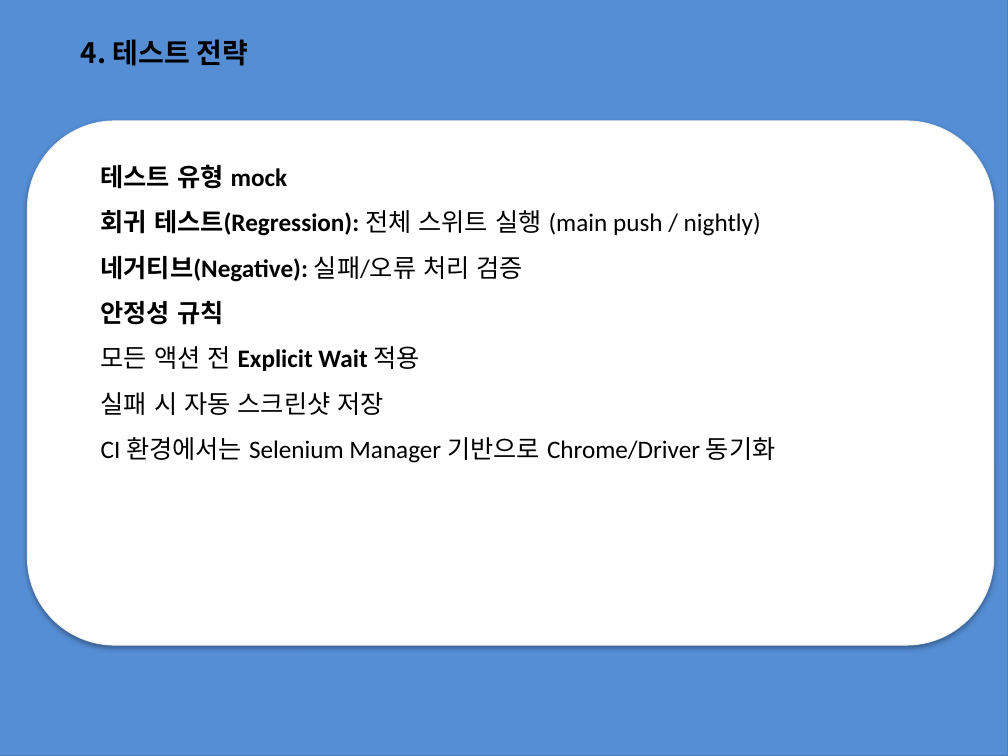
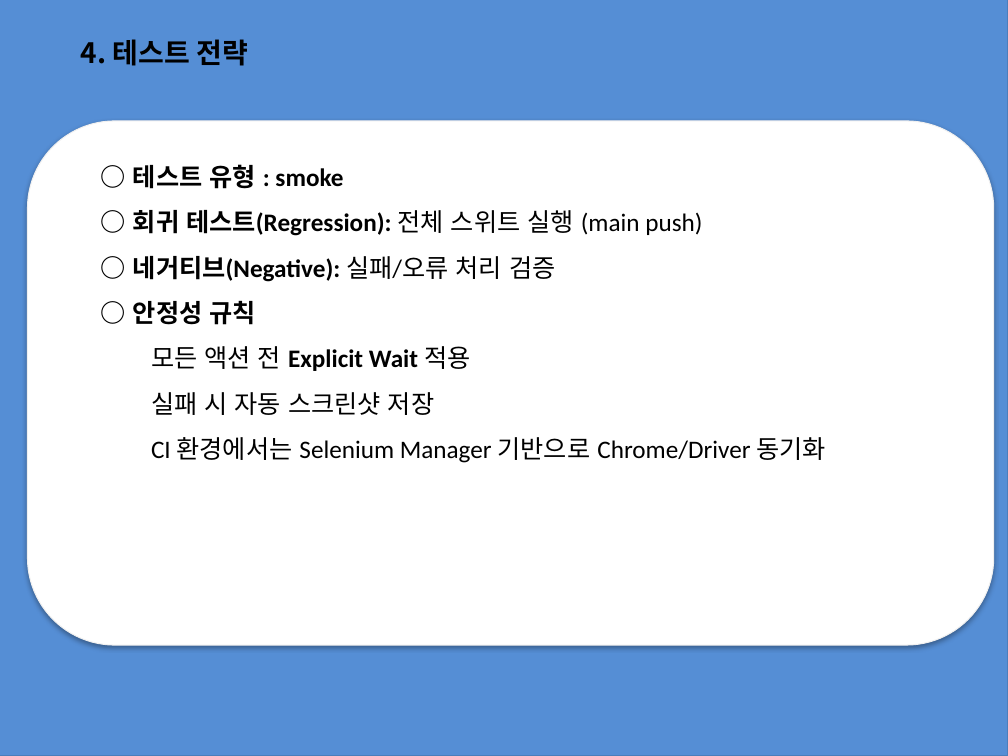
Before and after one commit to jwbaik98/project, a slide deck: slide 7 of 2조 프로젝트 과제(제작중).pptx. Drawn at 1008x756 pixels with LibreOffice and Linux fonts; fonts in the diff are those of the drawing. Boxes give left, top, right and bottom in pixels: in the first picture for what was removed or moved away, otherwise in the second. Text is boxed around its words. In the diff, an @@ line names an element or a change of style, - is before the commit and + after.

```diff
--- a/2조 프로젝트 과제(제작중).pptx
+++ b/2조 프로젝트 과제(제작중).pptx
@@ text at (x1=133, y1=164, x2=702, y2=325): text changed @@
-테스트 유형 mock
-회귀 테스트(Regression): 전체 스위트 실행 (main push / nightly)
-네거티브(Negative): 실패/오류 처리 검증
-안정성 규칙
+○ 테스트 유형 : smoke
+○ 회귀 테스트(Regression): 전체 스위트 실행 (main push)
+○ 네거티브(Negative): 실패/오류 처리 검증
+○ 안정성 규칙
```
Also in this commit, not shown: 8 other slides changed.
